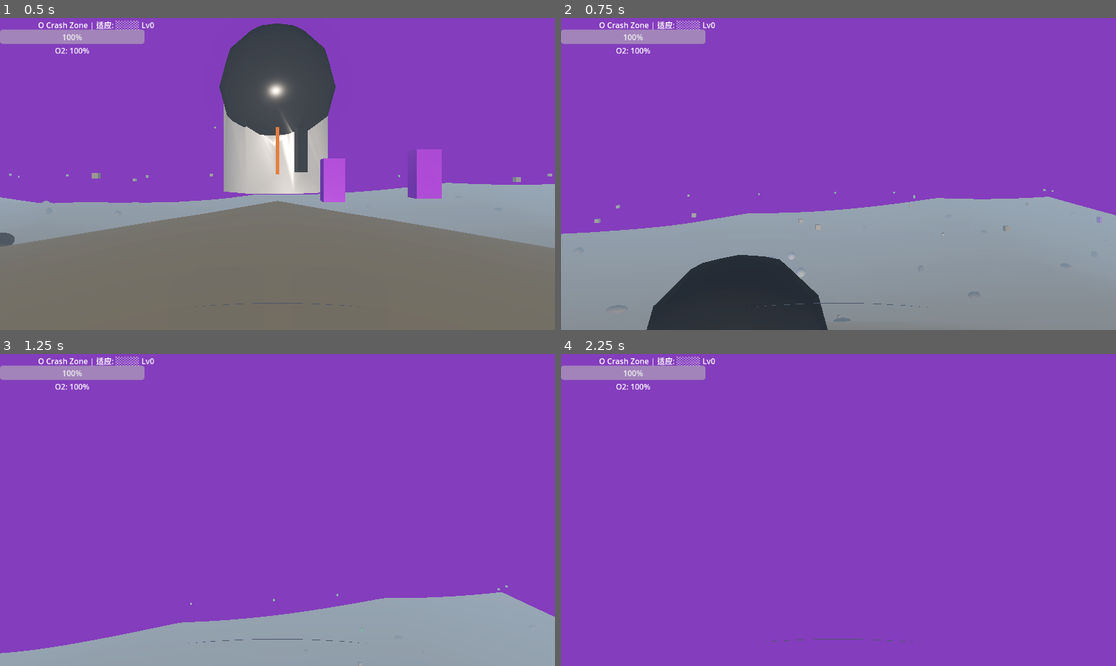
Above: before the commit, frames 1-4 (two rows, left to right).
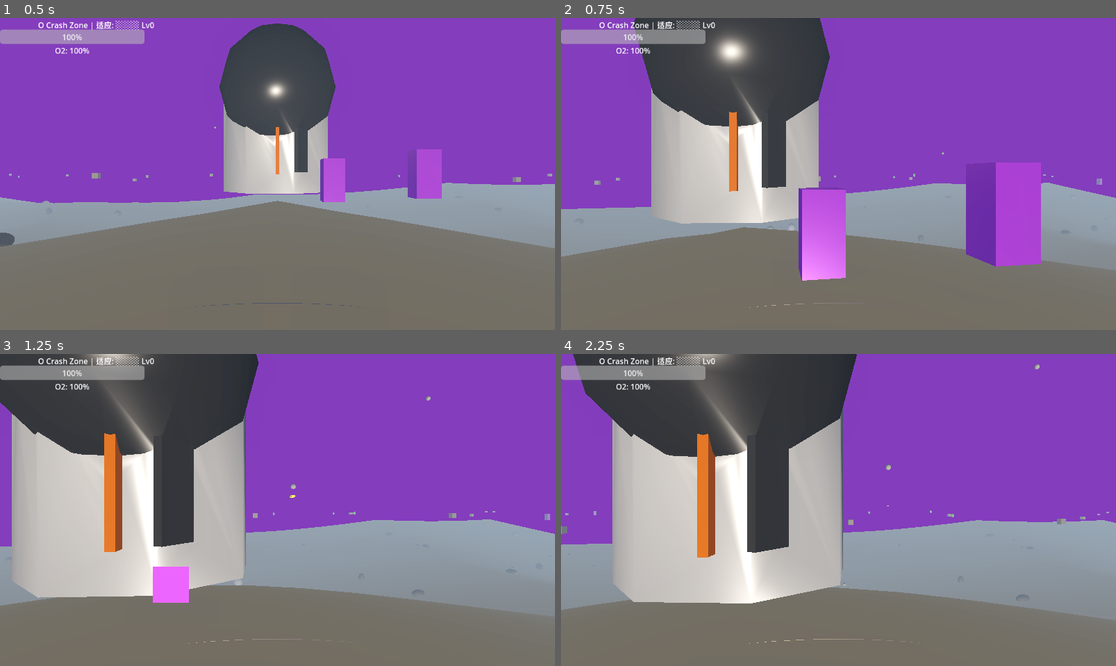
Above: after the commit, the same moments.

Repository: qnctx/star-abyss-game
Game: Godot game, scene res://scenes/main.tscn
Two runs of this game, one before a commit and one after it. Both use one fixed random seed, a clock stepped at 60 frames per second and the inputs below.
Inputs (mouse positions are in pixels of both pictures, inside the frame that each line leads up to):
- Up to frame 1 (0.5 s): no input
- Up to frame 2 (0.75 s): tap Enter at 0.5 s; move the mouse to (866, 174) at 0.52 s; hold W (move_forward) from 0.53 s (still down); tap Space (jump) at 0.6 s; click (866, 174) at 0.67 s
- Up to frame 3 (1.25 s): keep holding W (move_forward); tap Space (jump) at 0.77, 1.07 s
- Up to frame 4 (2.25 s): keep holding W (move_forward); move the mouse to (810, 510) at 1.27 s; tap Ctrl (crouch) at 1.35 s; tap Space (jump) at 1.52, 1.55, 1.82 s; move the mouse to (849, 503) at 2.02 s; hold E (interact) from 2.03 s (still down)

Frame 1 is identical in both runs. In frame 2, 55% of the frame differs, in the area x 0-100%, y 0-100%; in frame 3, 69%; in frame 4, 69%.

Commit message:
Fix: rewrite Y-tracking to let Godot move_and_slide handle terrain collision, add spawn Y correction with deferred height sampling

Diff:
--- a/src/scripts/player.gd
+++ b/src/scripts/player.gd
@@ -35,6 +35,8 @@
 	oxygen_changed.emit()
 	# Capture mouse for first-person look
 	Input.set_mouse_mode(Input.MOUSE_MODE_CAPTURED)
+	# Correct initial spawn Y so player doesn't start underground
+	_correct_spawn_y()
 
 
 func _input(event: InputEvent):
@@ -102,61 +104,28 @@
 	velocity.x = direction.x * horizontal_speed
 	velocity.z = direction.z * horizontal_speed
 
-	# Manual height tracking — no gravity, no is_on_floor() dependency
-	var terrain_y: float = 0.0
-	if WorldGenerator:
-		var raw_y = WorldGenerator.get_height_at(Vector2(global_position.x, global_position.z))
-		# Guard: reject NaN/Infinity from noise at world edges or uninitialized generator
-		if not is_inf(raw_y) and not is_nan(raw_y):
-			terrain_y = clamp(raw_y, -5.0, 15.0)
-		else:
-			terrain_y = 0.0
-
-	var target_y: float = terrain_y + _target_eye_height
-
-	# Jump: give upward impulse, track height manually
+	# Jump: give upward impulse
 	if Input.is_action_just_pressed("jump") and not _is_jumping and _movement_state == 0:
 		velocity.y = jump_force
 		_is_jumping = true
 
-	# Save pre-physics Y for landing detection
-	var pre_physics_y: float = global_position.y
-
-	# If jumping, integrate vertical velocity
-	if _is_jumping:
-		target_y = pre_physics_y + velocity.y * delta
-		# Check if we've landed: predicted position is at or below terrain level
-		if pre_physics_y + velocity.y * delta <= terrain_y + _target_eye_height + 0.05:
-			target_y = terrain_y + _target_eye_height
-			velocity.y = 0.0
-			_is_jumping = false
-	else:
-		# Not jumping — stay locked to terrain surface
-		velocity.y = 0.0
-
-	# Force snap to terrain (no physics push-through)
-	global_position.y = target_y
-
-	# Move using Godot physics on XZ plane only
+	# Move using Godot physics — CharacterBody3D handles floor / ceiling
 	move_and_slide()
 
-	# Re-sync Y after move_and_slide (which may have modified it)
+	# Re-sync Y: stay on terrain surface when grounded, track airborne Y when jumping
 	if WorldGenerator:
 		var raw_y = WorldGenerator.get_height_at(Vector2(global_position.x, global_position.z))
 		if not is_inf(raw_y) and not is_nan(raw_y):
-			terrain_y = clamp(raw_y, -5.0, 15.0)
+			raw_y = clamp(raw_y, -5.0, 15.0)
 		else:
-			terrain_y = 0.0
-	if not _is_jumping:
-		global_position.y = terrain_y + _target_eye_height
-	else:
-		# Fallback: detect landing via post-move position
-		var post_move_y: float = global_position.y
-		var y_delta: float = post_move_y - pre_physics_y
-		if y_delta < 0.1 and post_move_y <= terrain_y + _target_eye_height + 0.1:
-			global_position.y = terrain_y + _target_eye_height
+			raw_y = 0.0
+
+		if is_on_floor() or _is_jumping:
+			global_position.y = raw_y + _target_eye_height
+
+		if _is_jumping and is_on_floor():
+			_is_jumping = false
 			velocity.y = 0.0
-			_is_jumping = false
 
 	# Clamp to world boundary — prevent player from leaving 100x100 terrain
 	global_position.x = clamp(global_position.x, -WORLD_HALF, WORLD_HALF)
@@ -188,24 +157,28 @@
 	is_dead = false
 	_grace_timer = 5.0  # 每次复活给 5 秒 grace
 	current_oxygen = max_oxygen
-	var base_pos = WorldGenerator.base_position if WorldGenerator else Vector3(0, 1, 0)
-	# Place player on terrain surface, not underground
-	var spawn_y: float = 0.0
-	if WorldGenerator:
-		spawn_y = WorldGenerator.get_height_at(Vector2(base_pos.x, base_pos.z))
-	else:
-		spawn_y = base_pos.y
-	# Offset spawn position away from base pod to avoid collision overlap.
-	# Random angle ensures player doesn't always spawn in the same direction.
-	var spawn_offset: float = 3.5
-	var angle := randf() * TAU
-	var spawn_x: float = base_pos.x + cos(angle) * spawn_offset
-	var spawn_z: float = base_pos.z + sin(angle) * spawn_offset
-	# Re-sample terrain height at the offset position
-	if WorldGenerator:
-		spawn_y = WorldGenerator.get_height_at(Vector2(spawn_x, spawn_z))
-	global_position = Vector3(spawn_x, spawn_y + EYE_HEIGHT_NORMAL, spawn_z)
+	_correct_spawn_y()
 	oxygen_changed.emit()
+
+
+func _correct_spawn_y() -> void:
+	## Snap player to terrain surface on spawn / respawn.
+	## Handles the case where WorldGenerator hasn't been ready yet
+	## or terrain noise returns wrong values at scene load time.
+	if not WorldGenerator:
+		return
+	# Defer so WorldGenerator.generate_world.call_deferred() has finished
+	# before we sample the height map.
+	get_tree().create_timer(0.0, true, false, true).timeout.connect(_do_correct_spawn_y)
+
+func _do_correct_spawn_y() -> void:
+	var spawn_pos := Vector2(global_position.x, global_position.z)
+	var raw_y := WorldGenerator.get_height_at(spawn_pos)
+	# Reject bad values
+	if is_inf(raw_y) or is_nan(raw_y):
+		raw_y = 0.0
+	var safe_y := clamp(raw_y, -5.0, 15.0)
+	global_position.y = safe_y + EYE_HEIGHT_NORMAL
 
 
 func refill_oxygen():
